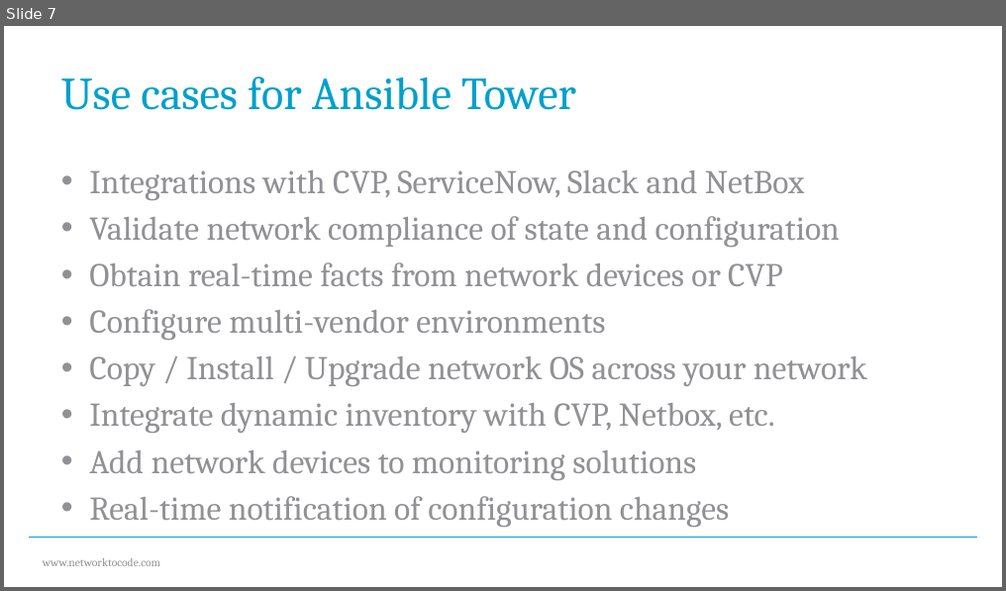
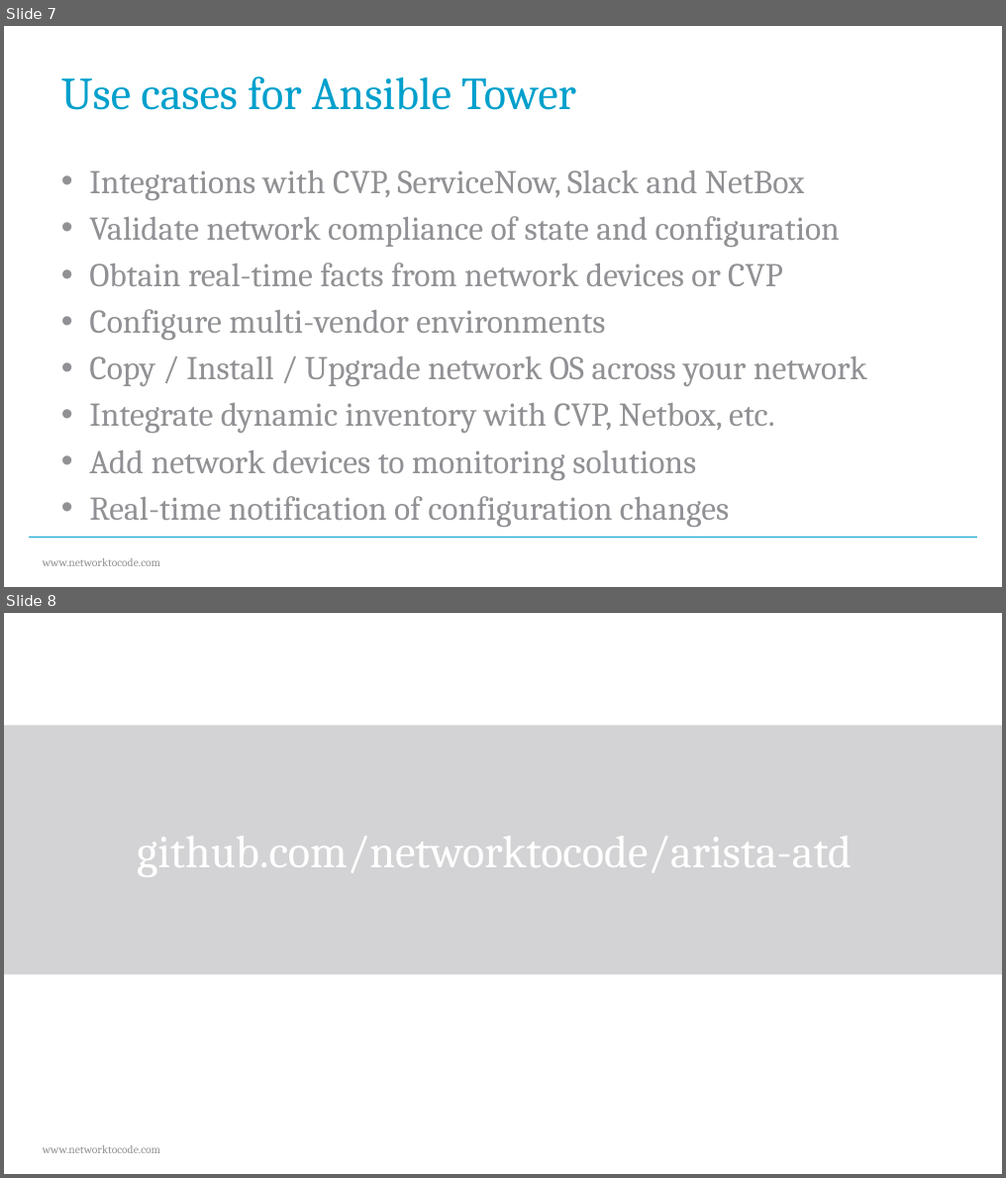
Before and after one commit to networktocode/arista-atd, a slide deck: documentation/Arista ATD.pptx. Shown one above the other, each under a label of ours: slide 7 before the commit, slides 7 and 8 after it. The pictures are 1006x591 and 1006x1178 pixels, drawn with LibreOffice and Linux fonts; fonts in the diff are those of the drawing; background and template pictures are left out. Boxes give left, top, right and bottom in pixels: in the first picture for what was removed or moved away, otherwise in the second. Text is boxed around its words. In the diff, an @@ line names an element or a change of style, - is before the commit and + after.

Commit message:
wrap up slides

```diff
--- a/documentation/Arista ATD.pptx
+++ b/documentation/Arista ATD.pptx
@@ slide 8 added at bbox=[4, 613, 1002, 1174], background #FFFFFF; not listed: 1 template element that a slide beside it also shows @@
@@ rectangle added at bbox=[4, 725, 1002, 974], fill #D3D3D5 @@
@@ title added at bbox=[137, 836, 851, 877], 44 pt, text #FFFFFF @@
+github.com/networktocode/arista-atd
@@ rectangle added at bbox=[4, 1106, 1002, 1131], fill #FFFFFF @@
```
